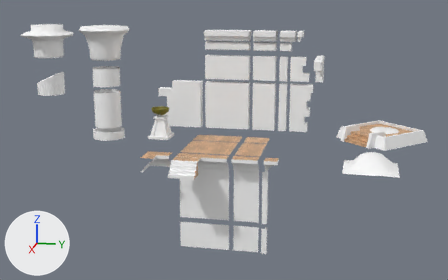
The FBX model Assets/Art/Environment_Art/Modules/ModularAssets.fbx as it was, and as the next commit left it.
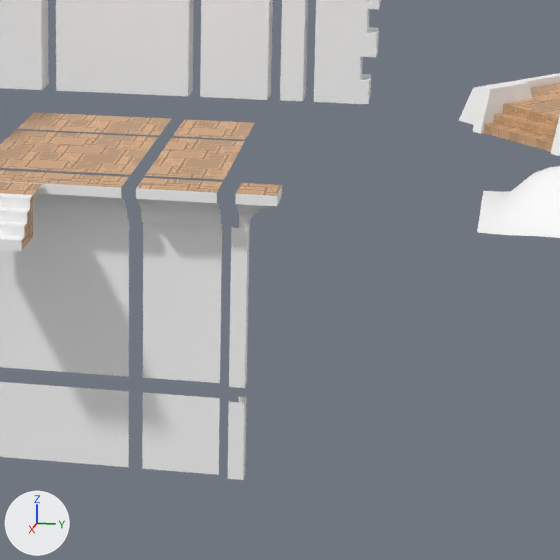
Each version is shown whole from a camera (50 mm lens) standing at (33.12, 9.08, 6.29) and looking at (3.74, 3.21, -1.05), then close up on the part from 42% to 82% of the width and 35% to 100% of the height. The axes (+X, +Y, +Z) are drawn at lower left. The lights are the same throughout. Where no turn or scale is listed for an object, it has been applied to the vertices.

Objects in the first close-up: 'BrickWall2x4', 'BrickWall4x4', 'BrickWallBrokenx2', 'BrickWallBrokenx5', 'Floor4x4', 'OrnamentCorner', 'Ornamentx2', 'Sand1', 'Shrine', 'Wall4x4', 'Wall4x5', 'Wall4x6', 'Wall4x7', 'WallCorner2x2', 'WallCorner4x4'.
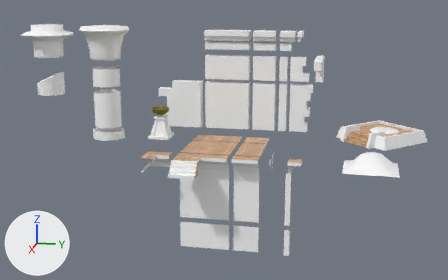
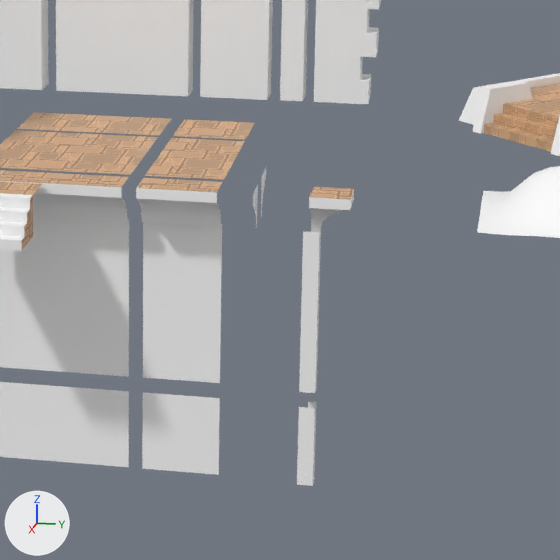
Where the newer file only moved an object's origin or applied its transform, the numbers keep the older frame.

The edits, one by one:
Mesh me_mesh_036_1 is new.
It has 28 vertices, 18 faces and spans x -0.3..0.3, y 0.0, z -0.331..0.331.
It uses material mat_brickwall (its picture is missing).
Object 'OrnamentCorner' (ob_ornamentcorner) moves from (6.13, 5.87, -1.6) to (6.12, 6.93, -1.6).
Object 'WallCorner4x4' (ob_wallcorner4x4) moves from (5.82, 5.56, -3.19) to (5.82, 6.63, -3.19).
Object 'WallCorner2x2' (ob_wallcorner2x2) moves from (5.82, 5.56, -5.33) to (5.82, 6.63, -5.33).
Object 'OrnamentLeft' (ob_ornamentleft) is new; it shows me_mesh_036_1.
Its location is (5.08, 5.81, -1.6).

Where the change shows, as pixel boxes [x1, y1, x2, y2] in the close-ups (560 x 560 px):
'WallCorner4x4', moved
    before: [229, 224, 250, 388]
    after: [299, 229, 321, 393]
'WallCorner2x2', moved
    before: [227, 397, 247, 480]
    after: [297, 402, 316, 486]
'OrnamentCorner', moved
    before: [235, 183, 282, 228]
    after: [309, 187, 354, 232]
